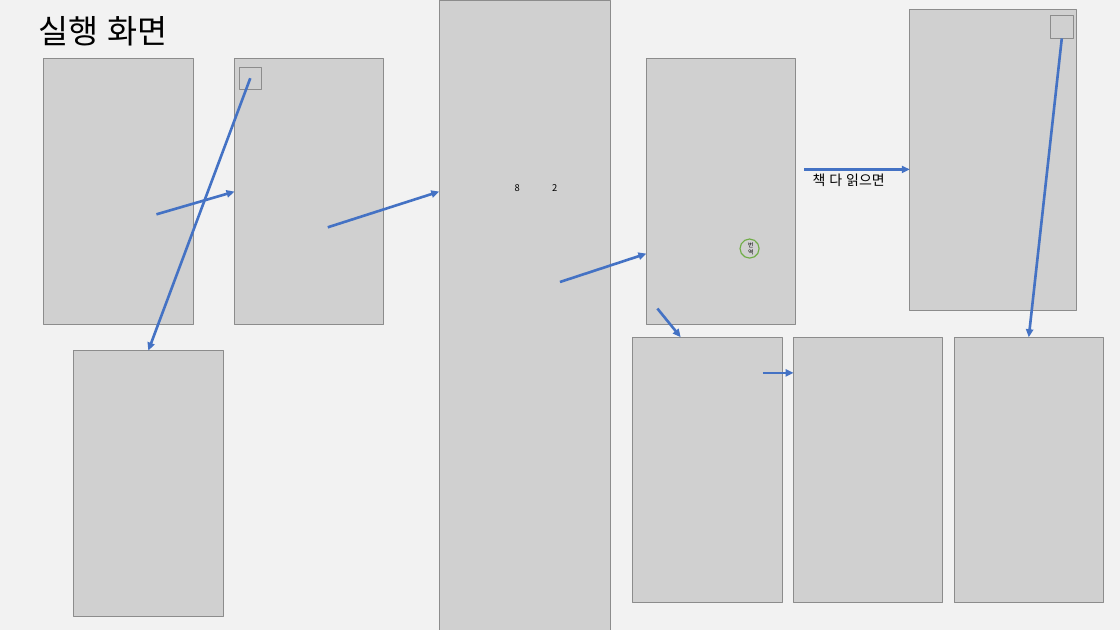
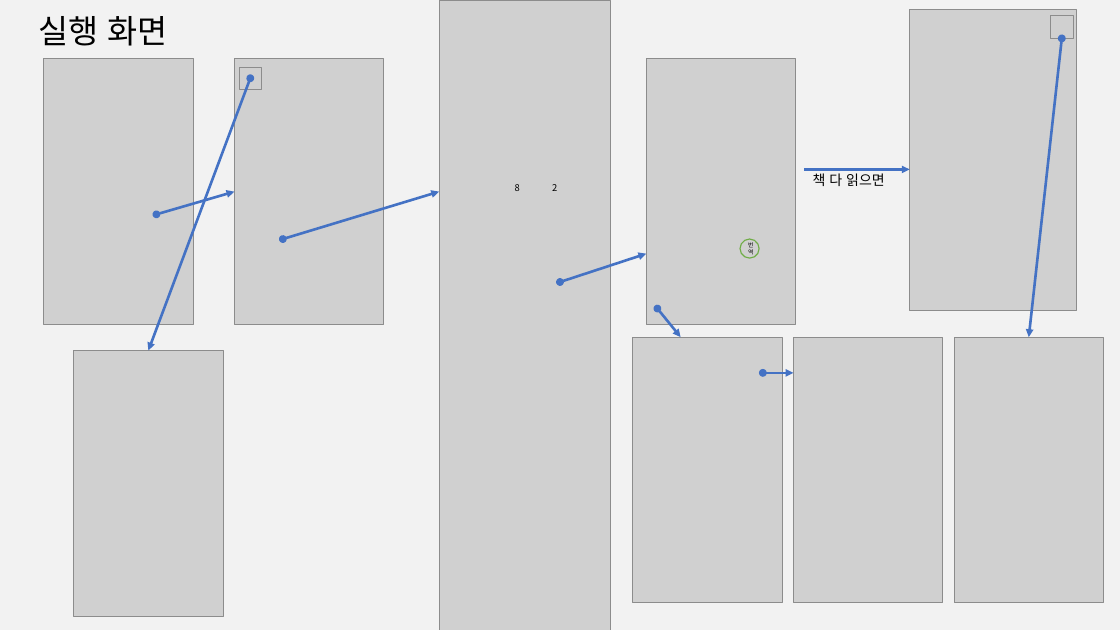
Before and after one commit to 888pocket/social-readbook-app, a slide deck: slide 6 of 보고서/사용자인터페이스(나) 제안발표ppt_3code.pptx. Drawn at 1120x630 pixels with LibreOffice and Linux fonts; fonts in the diff are those of the drawing; grey boxes stand for pictures; background and template pictures are left out. Boxes give left, top, right and bottom in pixels: in the first picture for what was removed or moved away, otherwise in the second. Text is boxed around its words. In the diff, an @@ line names an element or a change of style, - is before the commit and + after.

```diff
--- a/보고서/사용자인터페이스(나) 제안발표ppt_3code.pptx
+++ b/보고서/사용자인터페이스(나) 제안발표ppt_3code.pptx
@@ arrow (1062, 39) - (1029, 337): arrow to double arrow @@
@@ arrow (250, 78) - (149, 350): arrow to double arrow @@
@@ arrow (156, 214) - (234, 192): arrow to double arrow @@
@@ arrow moved from (328, 228) - (439, 192) to (283, 239) - (439, 192) @@
@@ arrow (283, 239) - (439, 192): arrow to double arrow @@
@@ arrow (560, 282) - (646, 254): arrow to double arrow @@
@@ arrow (658, 308) - (681, 337): arrow to double arrow @@
@@ arrow (763, 373) - (794, 373): arrow to double arrow @@
```
Also in this commit, not shown: 5 other slides changed.
